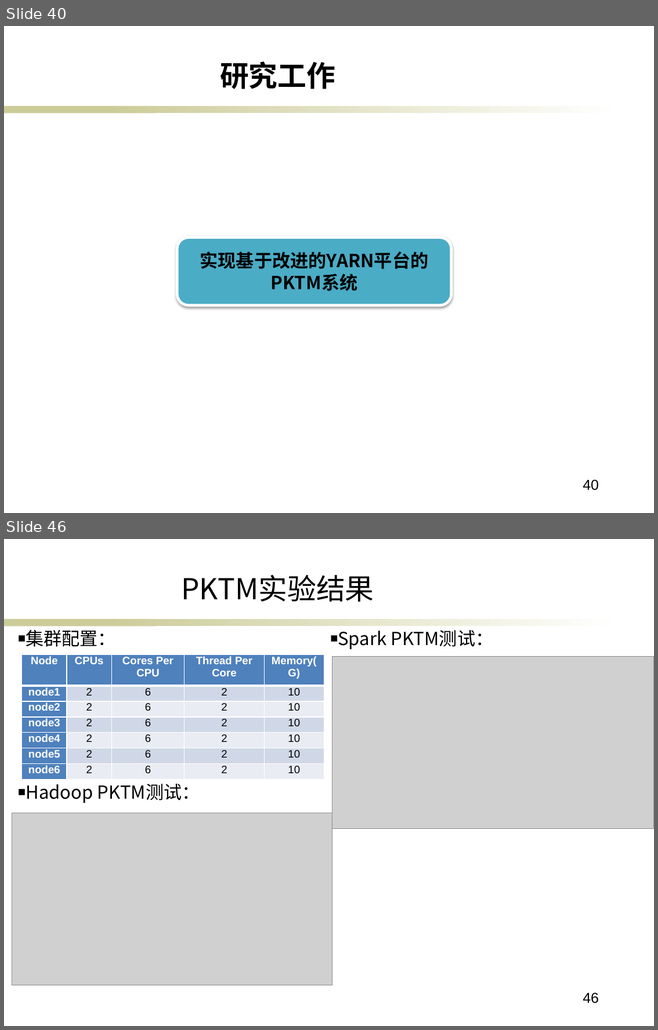
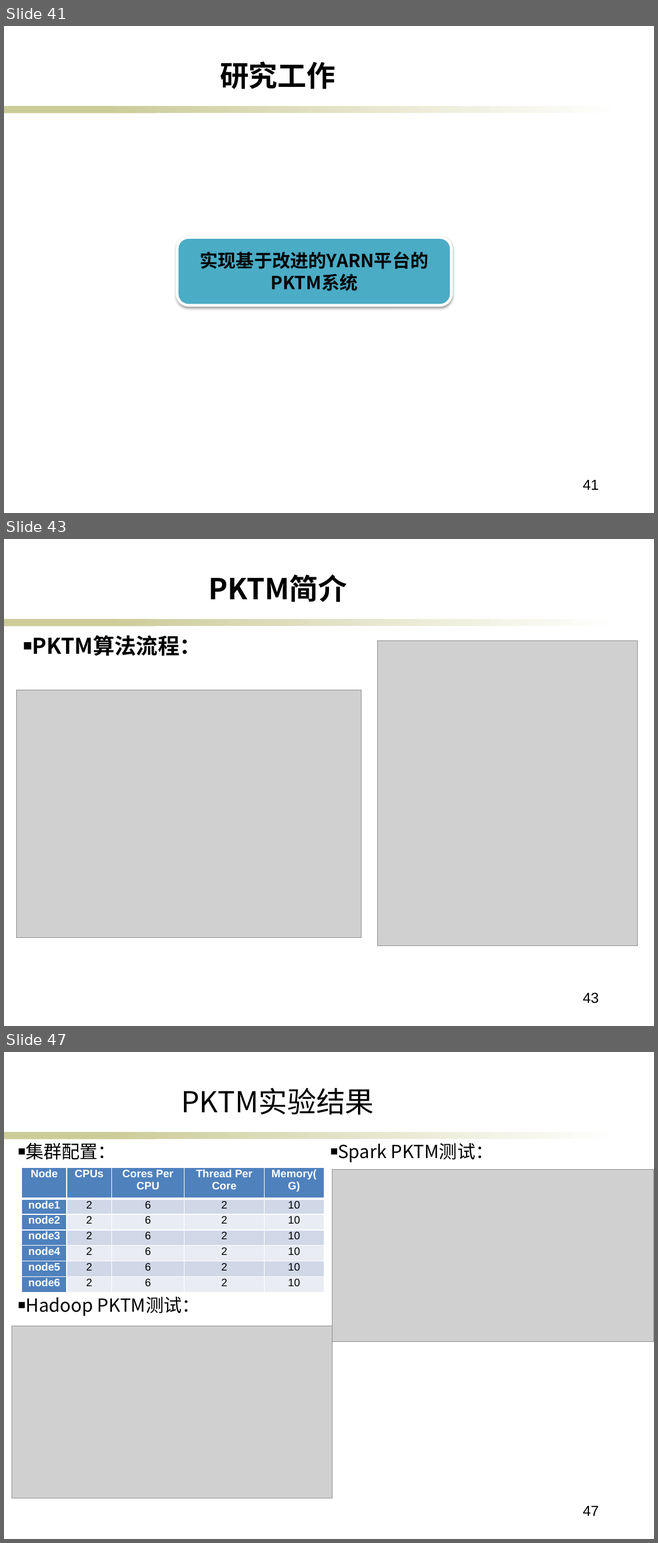
Before and after one commit to ericsonyc/paper, a slide deck: 毕业答辩.pptx. Shown one above the other, each under a label of ours: slides 40 and 46 before the commit, slides 41, 43 and 47 after it; the slides between them are not shown. The pictures are 658x1030 and 658x1543 pixels, drawn with LibreOffice and Linux fonts; fonts in the diff are those of the drawing; grey boxes stand for pictures; background and template pictures are left out. Boxes give left, top, right and bottom in pixels: in the first picture for what was removed or moved away, otherwise in the second. Text is boxed around its words. In the diff, an @@ line names an element or a change of style, - is before the commit and + after.

```diff
--- a/毕业答辩.pptx
+++ b/毕业答辩.pptx
@@ slide 43 added at bbox=[4, 539, 654, 1026], background #FFFFFF; not listed: 2 template elements that a slide beside it also shows @@
@@ text added at bbox=[208, 574, 347, 602], 32 pt, text #000000, bold @@
+PKTM简介
@@ text added at bbox=[32, 635, 201, 656], 24 pt, text #000000, bold @@
+■ PKTM算法流程：
@@ picture added at bbox=[378, 641, 637, 946] @@
@@ picture added at bbox=[17, 690, 361, 938] @@
@@ page number added at bbox=[582, 993, 598, 1004], 16 pt, text #000000 @@
+43
@@ what was slide 40 is now slide 41 @@
@@ page number at bbox=[582, 480, 598, 490]: text changed @@
-40
+41
@@ what was slide 46 is now slide 47 @@
@@ page number at bbox=[582, 1506, 598, 1516]: text changed @@
-46
+47
```
Also in this commit, not shown: 8 slides changed, 1 other slide added, 1 slide removed, 2 other files.
